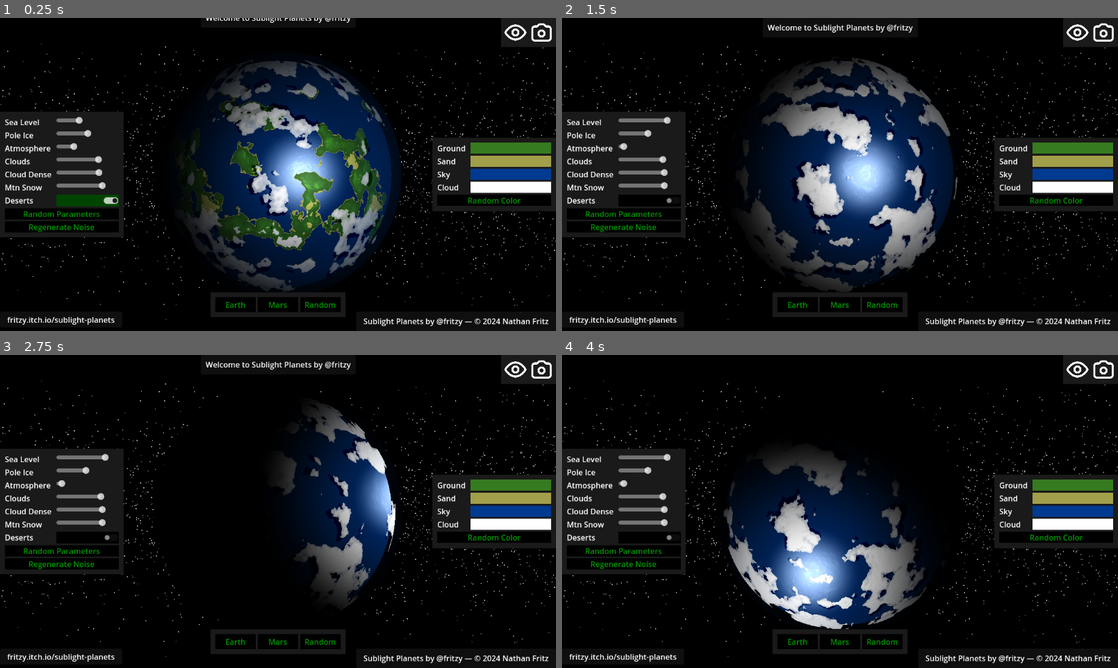
Above: before the commit, frames 1-4 (two rows, left to right).
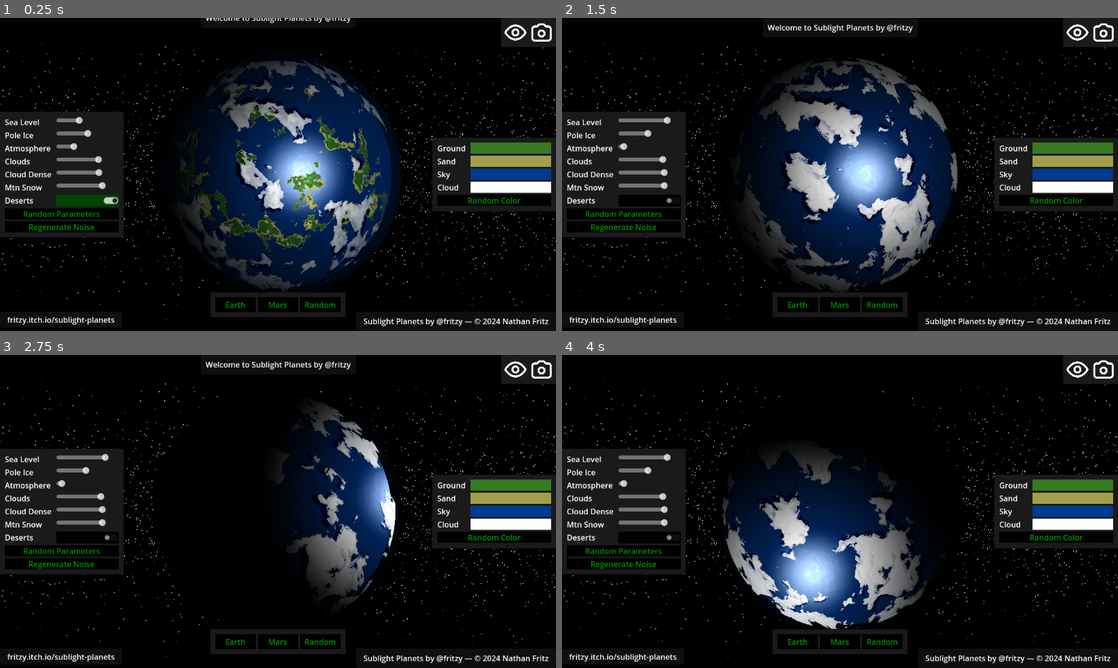
Above: after the commit, the same moments.

Repository: fritzy/sublight-planets
Game: Godot game, scene res://rocky_planet.tscn
Two runs of this game, one before a commit and one after it. Both use one fixed random seed, a clock stepped at 60 frames per second and the inputs below.
Inputs (mouse positions are in pixels of both pictures, inside the frame that each line leads up to):
- Up to frame 1 (0.25 s): no input
- Up to frame 2 (1.5 s): click "Random Parameters" at 0.5 s; tap Enter (ui_accept) at 1.25 s; move the mouse to (962, 158) at 1.27 s; hold Right (ui_right) from 1.28 s (still down); hold X (zoom_in) from 1.28 s (still down); click (962, 158) at 1.42 s
- Up to frame 3 (2.75 s): tap Enter (ui_accept) at 1.52, 2.27 s; move the mouse to (166, 527) at 2.02 s; release Right (ui_right) at 2.03 s; release X (zoom_in) at 2.03 s; hold Down (ui_down) from 2.03 s (still down); tap Z (zoom_out) at 2.1 s
- Up to frame 4 (4 s): move the mouse to (895, 442) at 2.77 s; release Down (ui_down) at 2.78 s; hold Right (ui_right) 2.78-3.53 s; hold X (zoom_in) 2.78-3.53 s; move the mouse to (812, 574) at 3.52 s; hold Up (ui_up) from 3.53 s (still down); tap Z (zoom_out) at 3.6 s; click (812, 574) at 3.67 s; tap Enter (ui_accept) at 3.77 s

The runs differ from the first frame. In frame 1, 7.9% of the frame differs, in the area x 33-70%, y 13-88%; in frame 2, 6.4%; in frame 3, 2.7%; in frame 4, 4.7%.

Commit message:
better mountains and clouds

Diff:
--- a/rocky_planet.tscn
+++ b/rocky_planet.tscn
@@ -8,21 +8,112 @@
 [ext_resource type="Texture2D" uid="uid://dvfo16l0gpowv" path="res://icon_flash.svg" id="6_0g8as"]
 [ext_resource type="Script" path="res://scripts/map/stars.gd" id="7_wthn5"]
 
+[sub_resource type="FastNoiseLite" id="FastNoiseLite_181gd"]
+seed = 528450254
+frequency = 0.0175
+domain_warp_enabled = true
+
+[sub_resource type="NoiseTexture2D" id="NoiseTexture2D_0fjow"]
+seamless = true
+noise = SubResource("FastNoiseLite_181gd")
+
+[sub_resource type="Gradient" id="Gradient_kyri5"]
+offsets = PackedFloat32Array(0.45, 0.719)
+
+[sub_resource type="FastNoiseLite" id="FastNoiseLite_80iqx"]
+noise_type = 0
+seed = 528450254
+frequency = 0.0039
+
+[sub_resource type="NoiseTexture2D" id="NoiseTexture2D_uc148"]
+seamless = true
+color_ramp = SubResource("Gradient_kyri5")
+noise = SubResource("FastNoiseLite_80iqx")
+
+[sub_resource type="FastNoiseLite" id="FastNoiseLite_co8sr"]
+seed = 528450254
+domain_warp_enabled = true
+domain_warp_amplitude = 8.0
+domain_warp_fractal_lacunarity = 4.0
+domain_warp_fractal_gain = 0.2
+
+[sub_resource type="NoiseTexture2D" id="NoiseTexture2D_4uk1o"]
+seamless = true
+noise = SubResource("FastNoiseLite_co8sr")
+
+[sub_resource type="Gradient" id="Gradient_eufwj"]
+offsets = PackedFloat32Array(0.503, 0.784, 1)
+colors = PackedColorArray(0, 0, 0, 1, 0.34, 0.34, 0.34, 1, 1, 1, 1, 1)
+
+[sub_resource type="FastNoiseLite" id="FastNoiseLite_nmsyq"]
+noise_type = 2
+seed = 528450254
+frequency = 0.0524
+
+[sub_resource type="NoiseTexture2D" id="NoiseTexture2D_4csfx"]
+seamless = true
+color_ramp = SubResource("Gradient_eufwj")
+noise = SubResource("FastNoiseLite_nmsyq")
+
+[sub_resource type="Gradient" id="Gradient_f0ghq"]
+offsets = PackedFloat32Array(0.447, 1)
+
+[sub_resource type="FastNoiseLite" id="FastNoiseLite_aja53"]
+noise_type = 2
+seed = 528450254
+frequency = 0.0238
+fractal_lacunarity = 2.5
+fractal_gain = 0.8
+fractal_weighted_strength = 0.2
+
+[sub_resource type="NoiseTexture2D" id="NoiseTexture2D_masa2"]
+seamless = true
+as_normal_map = true
+color_ramp = SubResource("Gradient_f0ghq")
+noise = SubResource("FastNoiseLite_aja53")
+
+[sub_resource type="NoiseTexture2D" id="NoiseTexture2D_aoa13"]
+seamless = true
+noise = SubResource("FastNoiseLite_aja53")
+
+[sub_resource type="Gradient" id="Gradient_l2y51"]
+offsets = PackedFloat32Array(0.157, 0.357, 0.622, 0.891)
+colors = PackedColorArray(0, 0, 0, 1, 0.34, 0.34, 0.34, 1, 0.69, 0.69, 0.69, 1, 1, 1, 1, 1)
+
+[sub_resource type="NoiseTexture2D" id="NoiseTexture2D_lhdko"]
+seamless = true
+as_normal_map = true
+color_ramp = SubResource("Gradient_l2y51")
+noise = SubResource("FastNoiseLite_aja53")
+
+[sub_resource type="NoiseTexture2D" id="NoiseTexture2D_i6ove"]
+seamless = true
+color_ramp = SubResource("Gradient_l2y51")
+noise = SubResource("FastNoiseLite_aja53")
+
 [sub_resource type="ShaderMaterial" id="ShaderMaterial_0fwbt"]
 shader = ExtResource("1_qey08")
 shader_parameter/shine_offset = Vector2(0.6, 0.5)
-shader_parameter/ocean_depth = 2.0
-shader_parameter/speed = 0.1
-shader_parameter/ice_coverage = 0.0
+shader_parameter/ocean_depth = 0.636
+shader_parameter/speed = 0.05
+shader_parameter/ice_coverage = 0.51
 shader_parameter/cloud_opacity = 0.7
-shader_parameter/cloud_density = 0.724
+shader_parameter/cloud_density = 0.36
 shader_parameter/desert_patches = 1.0
-shader_parameter/atmosphere_opacity = 0.47
-shader_parameter/mtn_snow_height = 2.0
-shader_parameter/desert_color = Color(0.6445, 0.6358, 0.3751, 1)
-shader_parameter/ground_color = Color(0.1616, 0.4648, 0.1782, 1)
-shader_parameter/ocean_color = Color(0.0665, 0.2287, 0.4727, 1)
+shader_parameter/atmosphere_opacity = 0.25
+shader_parameter/mtn_snow_height = 1.54
+shader_parameter/desert_color = Color(0.6328, 0.6218, 0.2917, 1)
+shader_parameter/ground_color = Color(0.2131, 0.4805, 0.1276, 1)
+shader_parameter/ocean_color = Color(0, 0.2277, 0.5703, 1)
 shader_parameter/cloud_color = Color(1, 1, 1, 1)
+shader_parameter/surface_texture = SubResource("NoiseTexture2D_i6ove")
+shader_parameter/surface_normal = SubResource("NoiseTexture2D_lhdko")
+shader_parameter/mountain_texture = SubResource("NoiseTexture2D_aoa13")
+shader_parameter/mountain_normal = SubResource("NoiseTexture2D_masa2")
+shader_parameter/desert_texture = SubResource("NoiseTexture2D_4uk1o")
+shader_parameter/cloud_texture = SubResource("NoiseTexture2D_0fjow")
+shader_parameter/cloud_texture2 = SubResource("NoiseTexture2D_uc148")
+shader_parameter/ice_texture = SubResource("NoiseTexture2D_4csfx")
 
 [sub_resource type="Theme" id="Theme_23yx4"]
 
@@ -117,7 +208,7 @@
 size_flags_horizontal = 3
 max_value = 2.0
 step = 0.01
-value = 0.54
+value = 0.7
 
 [node name="IceLabel" type="Label" parent="UILayer/ParamPanel/MarginContainer/VBoxContainer/GridContainer"]
 layout_mode = 2
@@ -129,7 +220,7 @@
 size_flags_horizontal = 3
 max_value = 1.0
 step = 0.01
-value = 0.41
+value = 0.51
 
 [node name="Label2" type="Label" parent="UILayer/ParamPanel/MarginContainer/VBoxContainer/GridContainer"]
 layout_mode = 2
@@ -141,7 +232,7 @@
 size_flags_horizontal = 3
 max_value = 1.0
 step = 0.01
-value = 0.47
+value = 0.25
 
 [node name="Label3" type="Label" parent="UILayer/ParamPanel/MarginContainer/VBoxContainer/GridContainer"]
 layout_mode = 2
@@ -238,7 +329,7 @@
 unique_name_in_owner = true
 layout_mode = 2
 size_flags_horizontal = 3
-color = Color(0.1616, 0.4648, 0.1782, 1)
+color = Color(0.2131, 0.4805, 0.1276, 1)
 
 [node name="DesertCLabel" type="Label" parent="UILayer/ColorPanel/MarginContainer/VBoxContainer/GridContainer"]
 layout_mode = 2
@@ -247,7 +338,7 @@
 [node name="DesertColor" type="ColorPickerButton" parent="UILayer/ColorPanel/MarginContainer/VBoxContainer/GridContainer"]
 unique_name_in_owner = true
 layout_mode = 2
-color = Color(0.6445, 0.6358, 0.3751, 1)
+color = Color(0.6328, 0.6218, 0.2917, 1)
 
 [node name="SkyCLabel" type="Label" parent="UILayer/ColorPanel/MarginContainer/VBoxContainer/GridContainer"]
 layout_mode = 2
@@ -256,7 +347,7 @@
 [node name="SkyColor" type="ColorPickerButton" parent="UILayer/ColorPanel/MarginContainer/VBoxContainer/GridContainer"]
 unique_name_in_owner = true
 layout_mode = 2
-color = Color(0.0665, 0.2287, 0.4727, 1)
+color = Color(0, 0.2277, 0.5703, 1)
 
 [node name="CloudCLabel2" type="Label" parent="UILayer/ColorPanel/MarginContainer/VBoxContainer/GridContainer"]
 layout_mode = 2
--- a/scripts/map/rockyplanet.gdshader
+++ b/scripts/map/rockyplanet.gdshader
@@ -77,8 +77,10 @@
 float calculate_cloud_density(vec2 uv, float cloud_alpha, vec2 offset1, vec2 offset2) {
 	//vec2 sphere_uv = calculate_sphere_uv(uv);
 	vec2 sphere_uv = uv;
-	float clouds = texture(cloud_texture, sphere_uv + offset1).r;
-	float clouds2 = texture(cloud_texture2, sphere_uv + offset2).r;
+	vec2 cloud_swirl_offset1 = offset2 * 1.4;
+	vec2 cloud_swirl = texture(surface_texture, sphere_uv + cloud_swirl_offset1).rg * 0.1;
+	float clouds = texture(cloud_texture, sphere_uv + offset1 + cloud_swirl).r;
+	float clouds2 = texture(cloud_texture2, sphere_uv + offset2 + cloud_swirl).r;
 	float cloud_overlap = (clouds2 - clouds + cloud_density);
 	cloud_alpha = mix(cloud_alpha, 0.0, step(cloud_overlap, 1.0 - cloud_density));
 	return cloud_overlap * cloud_alpha * cloud_opacity;
@@ -110,8 +112,10 @@
 	// sample cloud texture
 	vec2 cloud_offset1 = vec2(speed * 1.4, 0.0) * TIME;
 	vec2 cloud_offset2 = vec2(speed * 1.1, 0.0) * TIME;
-	float clouds = texture(cloud_texture, sphere_uv + cloud_offset1).r;
-	float clouds2 = texture(cloud_texture2, sphere_uv + cloud_offset2).r;
+	vec2 cloud_swirl_offset1 = cloud_offset2 * 1.4;
+	vec2 cloud_swirl = texture(surface_texture, sphere_uv + cloud_swirl_offset1).rg * 0.1;
+	float clouds = texture(cloud_texture, sphere_uv + cloud_offset1 + cloud_swirl).r;
+	float clouds2 = texture(cloud_texture2, sphere_uv + cloud_offset2+cloud_swirl).r;
 
 	// start with white
 	vec3 color = vec3(1.0, 1.0, 1.0);
--- a/scripts/rocky_planet.gd
+++ b/scripts/rocky_planet.gd
@@ -1,4 +1,4 @@
-
+@tool
 extends Node2D
 
 @onready var shine_slider = %ShineSlider
@@ -380,9 +380,14 @@
 	mtn_texture.color_ramp = mtn_gradient
 	var noise2 = FastNoiseLite.new()
 	noise2.noise_type = FastNoiseLite.TYPE_CELLULAR
+
 	noise2.frequency = 0.0238
+	noise2.fractal_lacunarity = 2.5
+	noise2.fractal_gain = 0.8
+	noise2.fractal_weighted_strength = 0.5
+
 	noise2.seed = texture_seed
-	mtn_texture.noise = noise
+	mtn_texture.noise = noise2
 	await mtn_texture.changed
 	planet.set_shader_parameter('mountain_texture', mtn_texture)
 	var mtn_normal: NoiseTexture2D = mtn_texture.duplicate()
@@ -410,6 +415,7 @@
 	#texture.color_ramp =l cloud_gradient
 	var noise = FastNoiseLite.new()
 	noise.noise_type = FastNoiseLite.TYPE_SIMPLEX_SMOOTH
+	#noise.domain_warp_enabled = true
 	# 0.0193
 	#noise.frequency = 0.0383 * max(1.0 - density, 0.5)
 	noise.frequency = 0.0175
@@ -426,6 +432,7 @@
 	cloud2_gradient.colors = PackedColorArray([Color.BLACK, Color.WHITE])
 	texture2.color_ramp = cloud2_gradient
 	var noise2 = FastNoiseLite.new()
+	noise2.domain_warp_enabled = true
 	noise2.noise_type = FastNoiseLite.TYPE_SIMPLEX
 	# 0.0039
 	noise2.frequency = 0.0039
Not shown: 1 places in rocky_planet.tscn that only renumber resources
